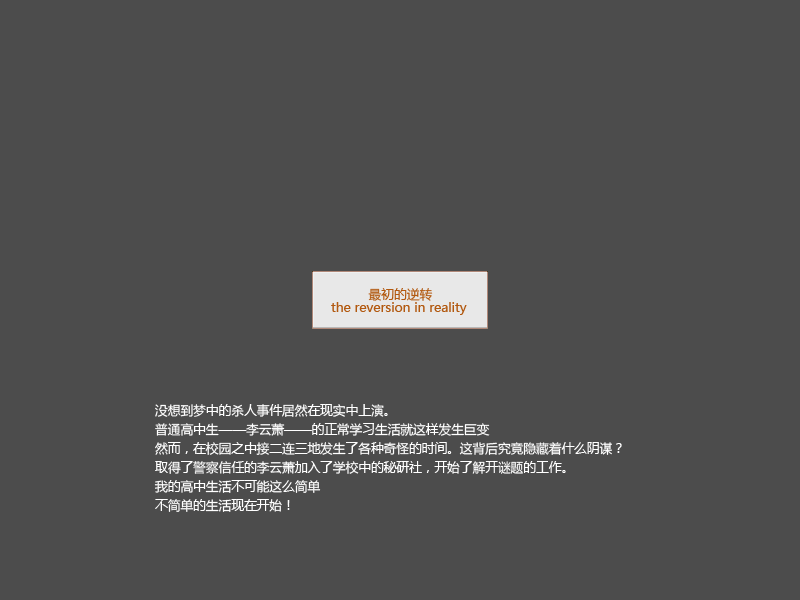
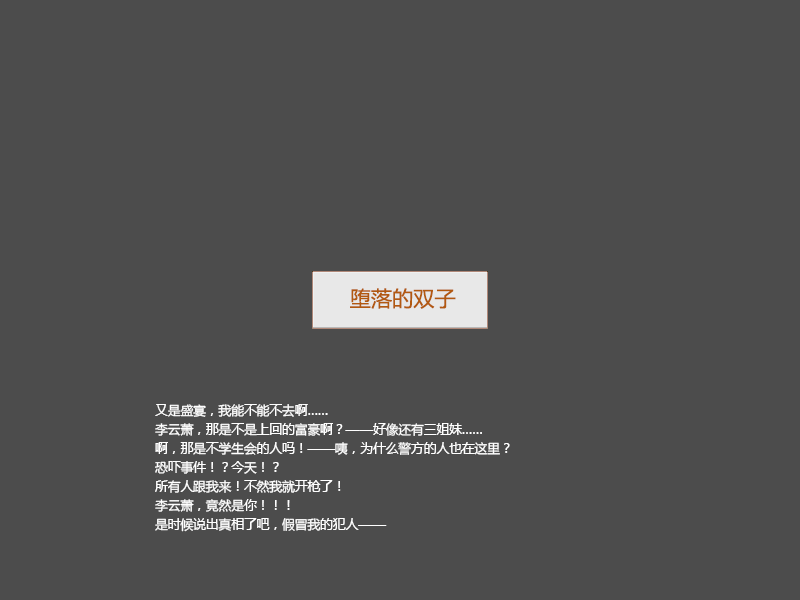
Layers edited between the first and the second 800 × 600 image:
renamed "最初的逆转 the reversion" to "堕落的双子", painted on it over (331, 288, 467, 315)
renamed "没想到梦中的杀人事件居然在现实中上演。 普通高中生——李" to "又是盛宴，我能不能不去啊…… 李云萧，那是不是上回的富豪啊？——好像还有三姐妹…… 啊，那是不学生会的人吗！——咦，为", painted on it over (154, 404, 622, 532)
